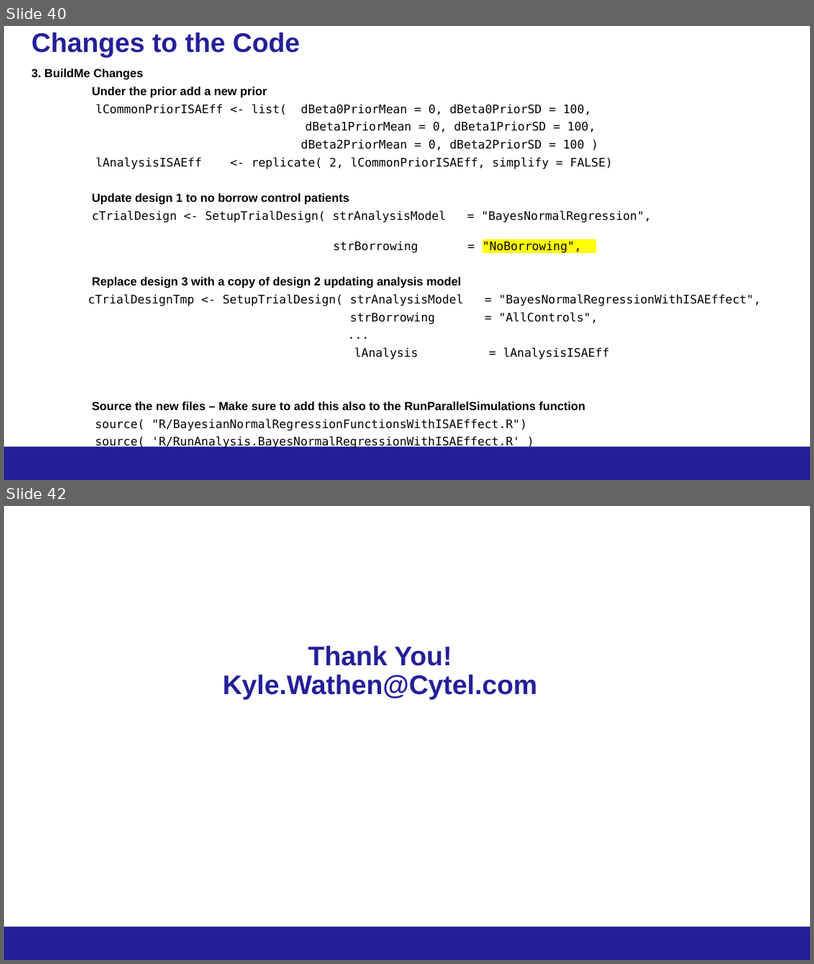
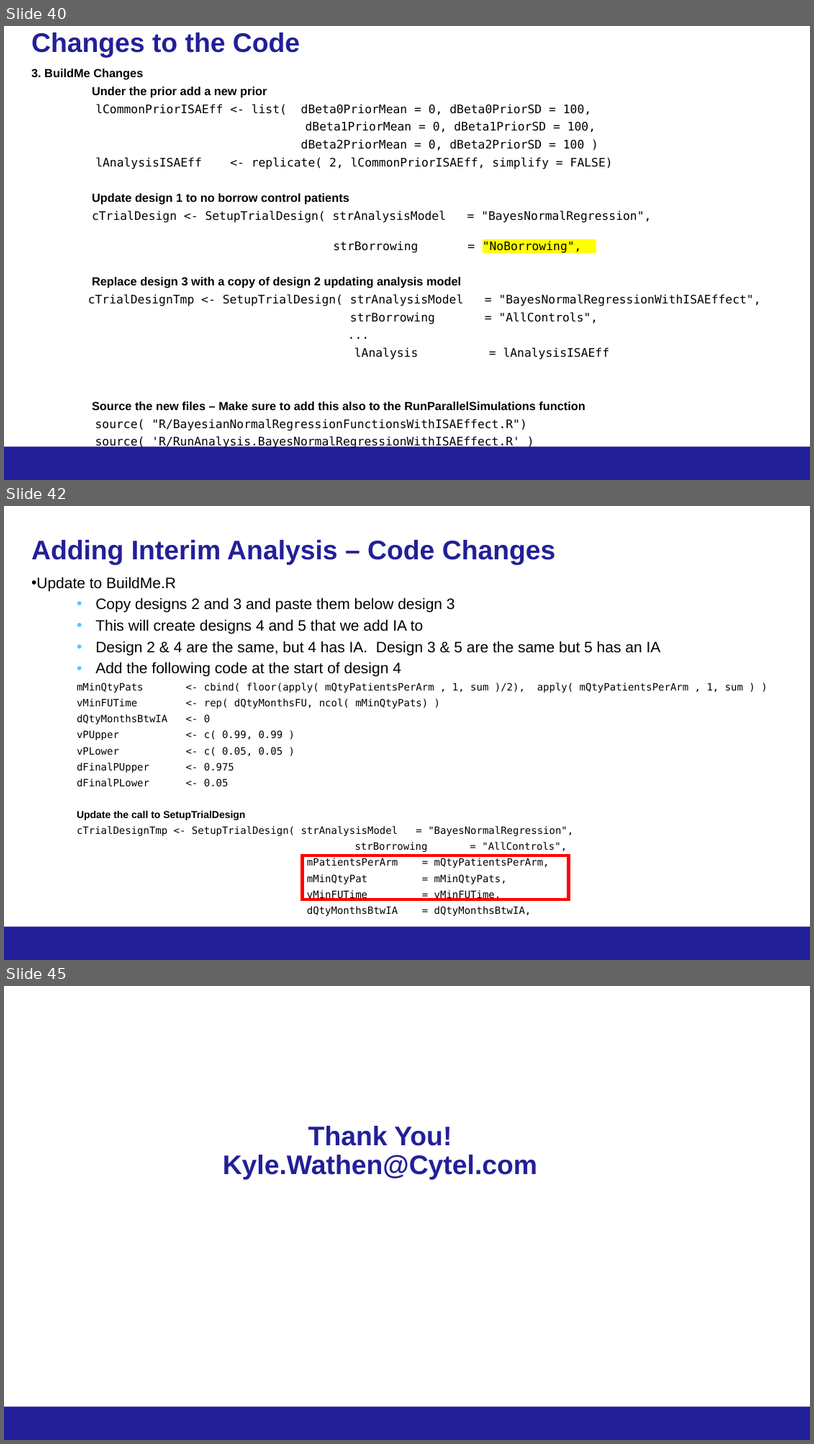
Before and after one commit to kwathen/BayesPharma2024-OCTOPUS, a slide deck: CourseMaterial/Wathen-Bayes2024ForDistribution.pptx. Shown one above the other, each under a label of ours: slides 40 and 42 before the commit, slides 40, 42 and 45 after it; the slides between them are not shown. The pictures are 814x964 and 814x1444 pixels, drawn with LibreOffice and Linux fonts; fonts in the diff are those of the drawing; background and template pictures are left out. Boxes give left, top, right and bottom in pixels: in the first picture for what was removed or moved away, otherwise in the second. Text is boxed around its words. In the diff, an @@ line names an element or a change of style, - is before the commit and + after.

```diff
--- a/CourseMaterial/Wathen-Bayes2024ForDistribution.pptx
+++ b/CourseMaterial/Wathen-Bayes2024ForDistribution.pptx
@@ slide 42 added at [4, 506, 810, 960], background #FFFFFF; not listed: 1 template element that a slide beside it also shows @@
@@ title added at [31, 540, 556, 565], 32 pt, text #231F99, bold @@
+Adding Interim Analysis – Code Changes
@@ text added at [31, 577, 661, 916], 12 pt, text #000000 @@
+• Update to BuildMe.R
+  • Copy designs 2 and 3 and paste them below design 3
+  • This will create designs 4 and 5 that we add IA to
+  • Design 2 & 4 are the same, but 4 has IA. Design 3 & 5 are the same but 5 has an IA
+  • Add the following code at the start of design 4
+  mMinQtyPats <- cbind( floor(apply( mQtyPatientsPerArm , 1, sum )/2), apply( mQtyPatientsPerArm , 1, sum ) )
+  vMinFUTime <- rep( dQtyMonthsFU, ncol( mMinQtyPats) )
+  dQtyMonthsBtwIA <- 0
+  vPUpper <- c( 0.99, 0.99 )
+  vPLower <- c( 0.05, 0.05 )
+  dFinalPUpper <- 0.975
+  dFinalPLower <- 0.05
+  Update the call to SetupTrialDesign
+  cTrialDesignTmp <- SetupTrialDesign( strAnalysisModel = "BayesNormalRegression",
+  strBorrowing = "AllControls",
+  mPatientsPerArm = mQtyPatientsPerArm,
+  mMinQtyPat = mMinQtyPats,
+  vMinFUTime = vMinFUTime,
+  dQtyMonthsBtwIA = dQtyMonthsBtwIA,
@@ rectangle added at [302, 855, 569, 899], outline #FF0000 3.75 pt @@
@@ page number added at [618, 932, 800, 955], 12 pt, text #231F99 @@
+42
@@ what was slide 42 is now slide 45 @@
```
Also in this commit, not shown: 6 slides changed, 2 other slides added, 1 slide removed, 42 other files.
